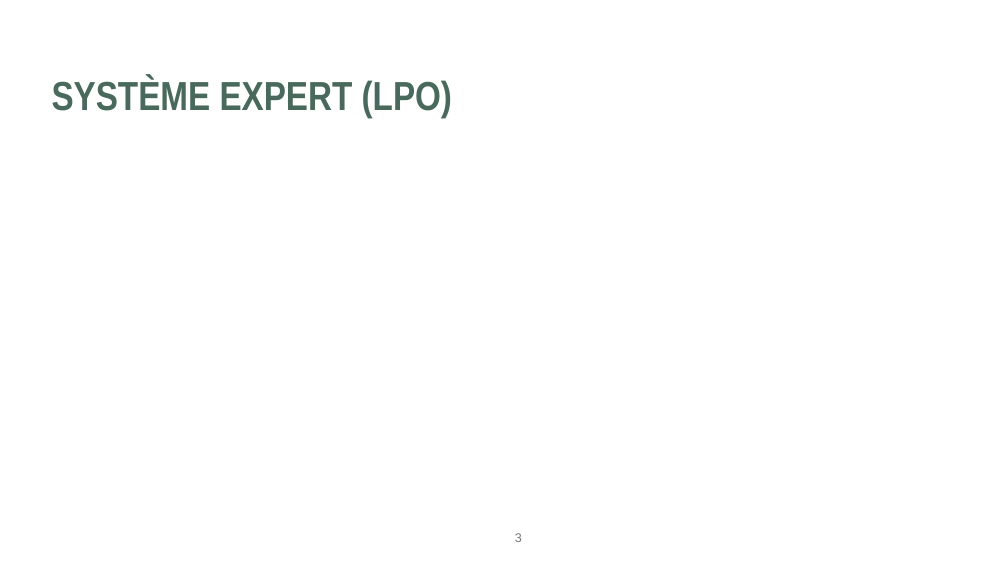
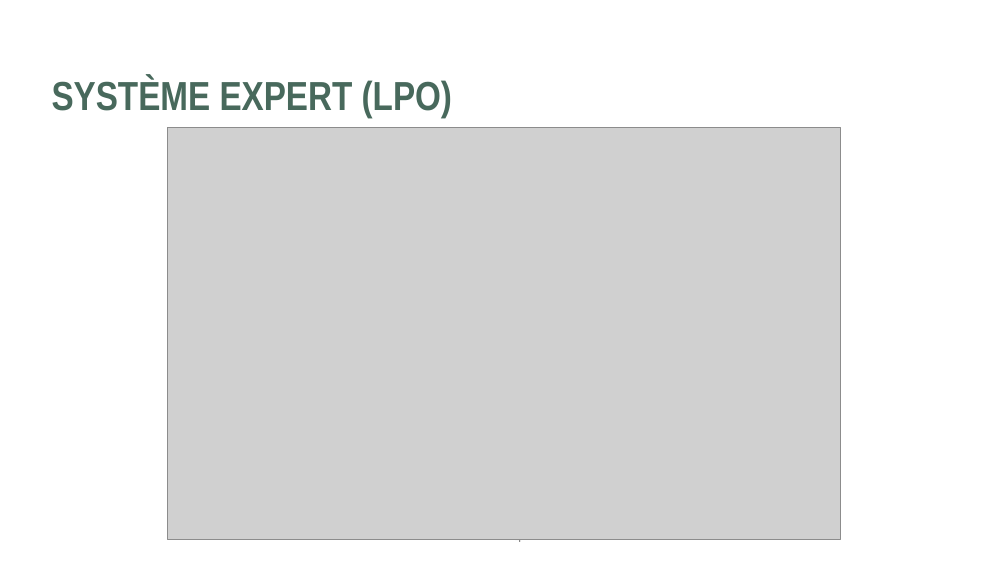
Before and after one commit to AlexLeQc/S7_APP1, a slide deck: slide 4 of Defense/Défense_Equipe_12.pptx (slide 3 before the commit). Drawn at 1008x567 pixels with LibreOffice and Linux fonts; fonts in the diff are those of the drawing; grey boxes stand for pictures; background and template pictures are left out. Boxes give left, top, right and bottom in pixels: in the first picture for what was removed or moved away, otherwise in the second. Text is boxed around its words. In the diff, an @@ line names an element or a change of style, - is before the commit and + after.

```diff
--- a/Defense/Défense_Equipe_12.pptx
+++ b/Defense/Défense_Equipe_12.pptx
@@ picture added at (x1=168, y1=127, x2=841, y2=539) @@
@@ page number at (x1=515, y1=539, x2=522, y2=545): text changed @@
-3
+4
```
Also in this commit, not shown: 1 other slide changed, 6 slides added, 5 other files.
